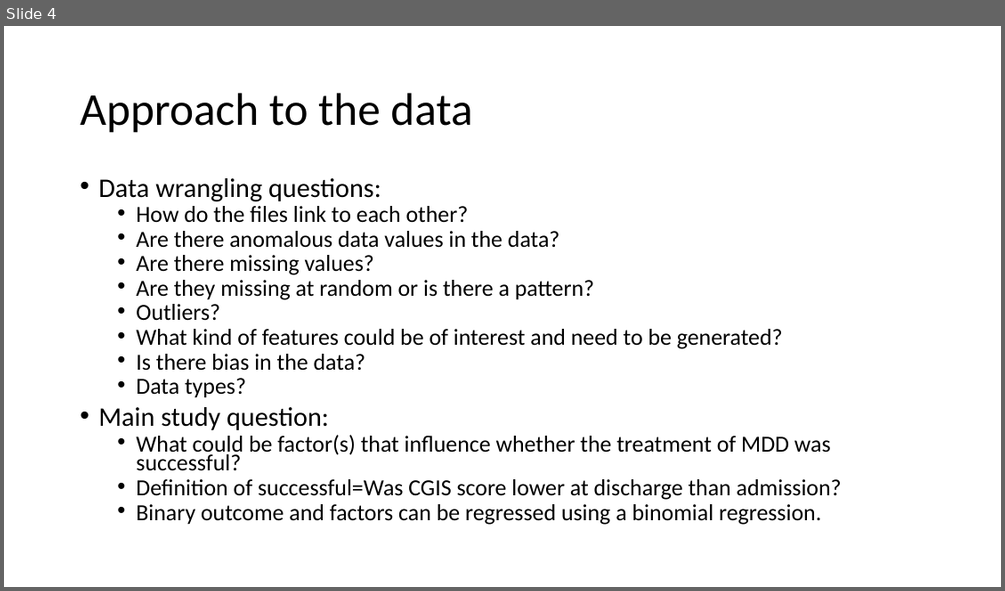
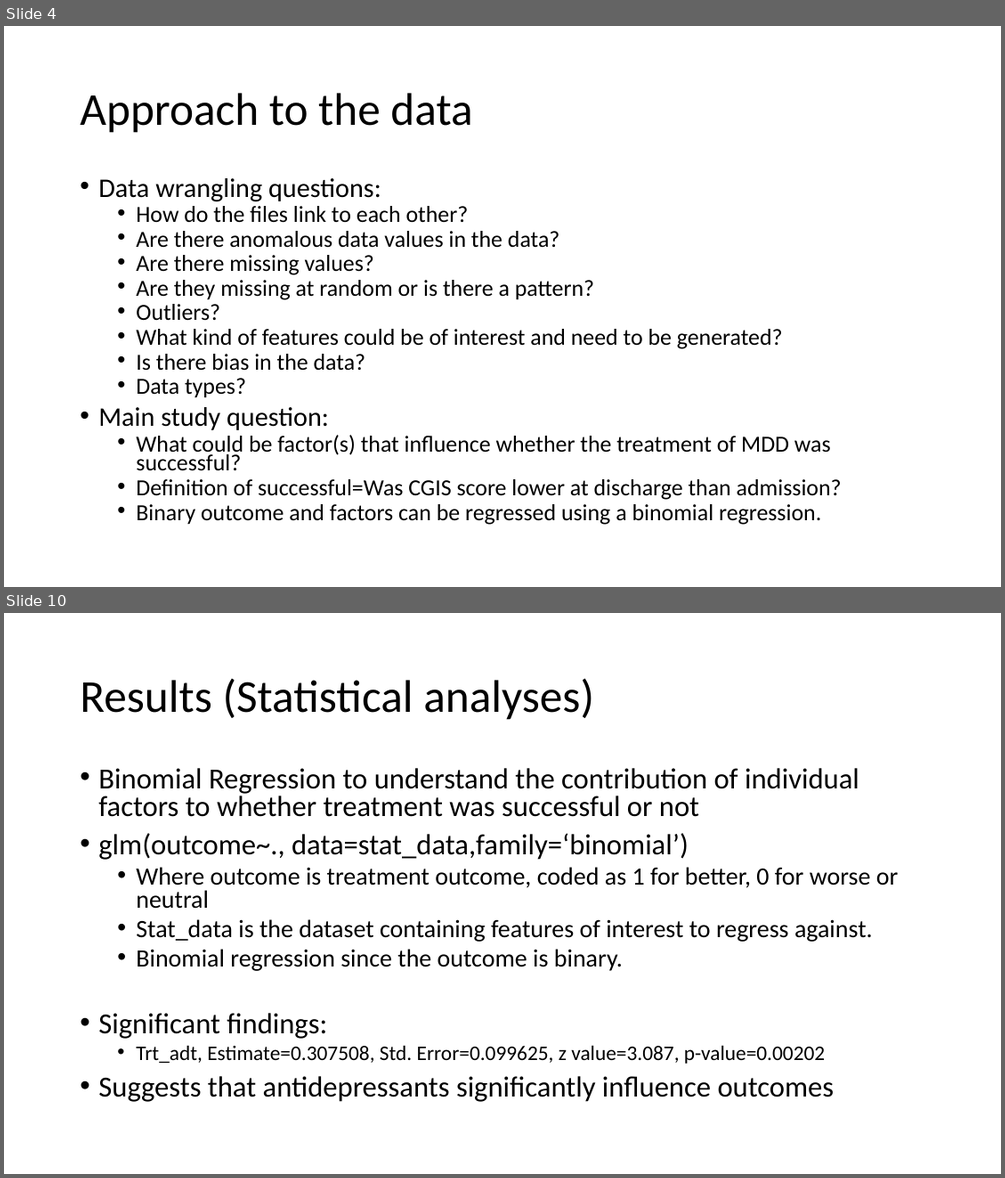
Before and after one commit to Seantok1990/rwe_tech_assignment, a slide deck: Presentation for Holmusk.pptx. Shown one above the other, each under a label of ours: slide 4 before the commit, slides 4 and 10 after it; the slides between them are not shown. The pictures are 1005x591 and 1005x1178 pixels, drawn with LibreOffice and Linux fonts; fonts in the diff are those of the drawing. Boxes give left, top, right and bottom in pixels: in the first picture for what was removed or moved away, otherwise in the second. Text is boxed around its words. In the diff, an @@ line names an element or a change of style, - is before the commit and + after.

```diff
--- a/Presentation for Holmusk.pptx
+++ b/Presentation for Holmusk.pptx
@@ slide 10 added at [4, 613, 1001, 1174], background #FFFFFF @@
@@ title added at [80, 678, 594, 720], 44 pt, text #000000 @@
+Results (Statistical analyses)
@@ text added at [98, 768, 898, 1102], 28 pt, text #000000 @@
+• Binomial Regression to understand the contribution of individual factors to whether treatment was successful or not
+• glm(outcome~., data=stat_data,family=‘binomial’)
+  • Where outcome is treatment outcome, coded as 1 for better, 0 for worse or neutral
+  • Stat_data is the dataset containing features of interest to regress against.
+  • Binomial regression since the outcome is binary.
+• Significant findings:
+  • Trt_adt, Estimate=0.307508, Std. Error=0.099625, z value=3.087, p-value=0.00202
+• Suggests that antidepressants significantly influence outcomes
```
Also in this commit, not shown: 3 slides changed, 7 other slides added, 1 slide removed, 1 other file.
